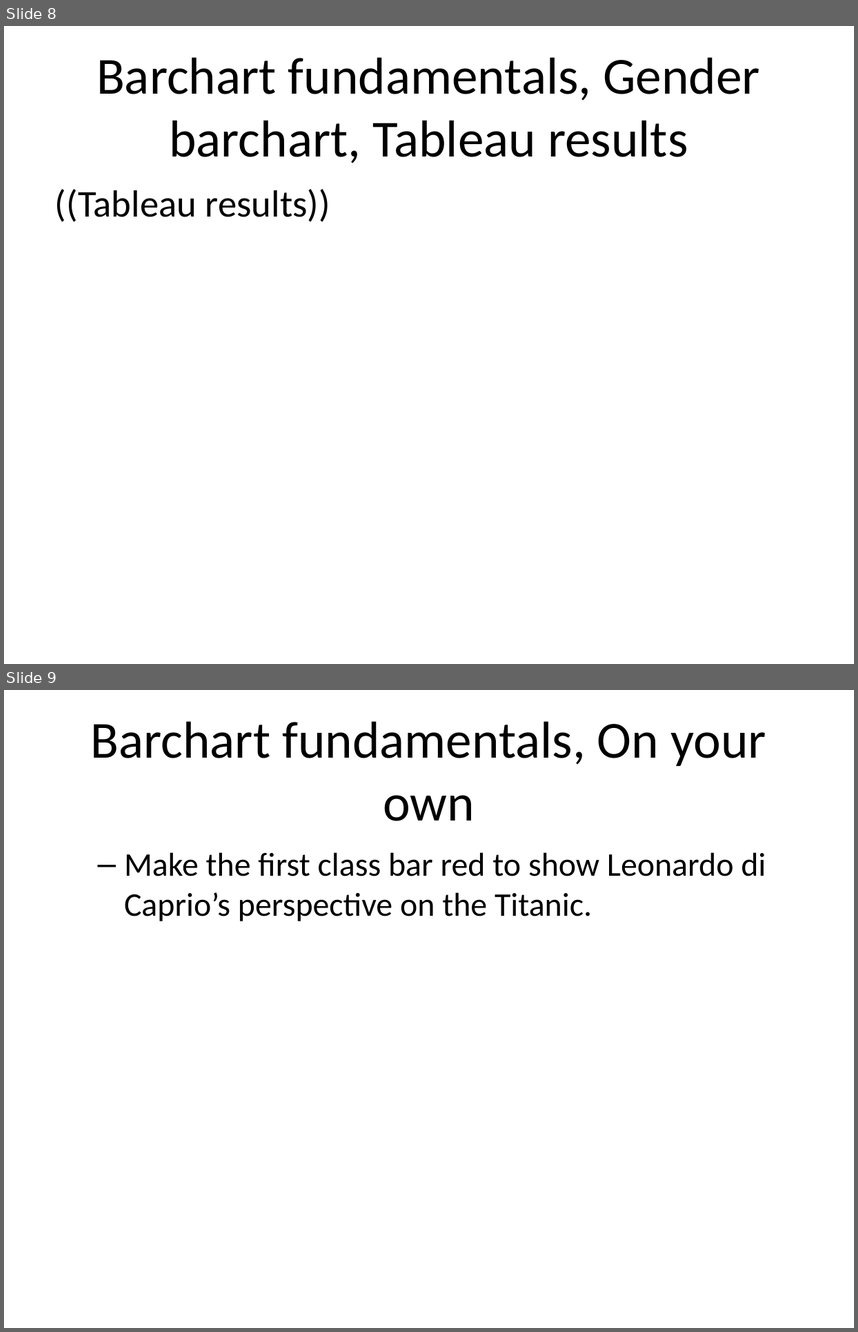
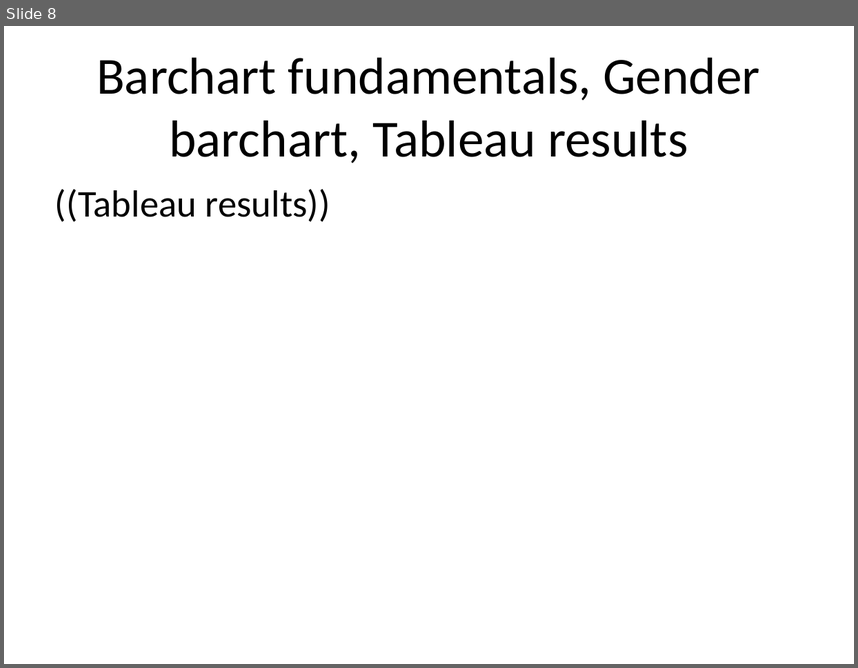
Before and after one commit to pmean/data-visualization, a slide deck: data-viz-02/src/barcharts-fundamentals-draw-gender.pptx. Shown one above the other, each under a label of ours: slides 8 and 9 before the commit, slide 8 after it. The pictures are 858x1332 and 858x668 pixels, drawn with LibreOffice and Linux fonts; fonts in the diff are those of the drawing. Boxes give left, top, right and bottom in pixels: in the first picture for what was removed or moved away, otherwise in the second. Text is boxed around its words. In the diff, an @@ line names an element or a change of style, - is before the commit and + after.

```diff
--- a/data-viz-02/src/barcharts-fundamentals-draw-gender.pptx
+++ b/data-viz-02/src/barcharts-fundamentals-draw-gender.pptx
@@ slide 9 removed at box(4, 690, 854, 1328), background #FFFFFF @@
@@ title removed at box(90, 721, 766, 821) @@
-Barchart fundamentals, On your own
@@ text removed at box(124, 852, 766, 921) @@
-  – Make the first class bar red to show Leonardo di Caprio’s perspective on the Titanic.
```
Also in this commit, not shown: 3 slides changed, 14 other slides removed, 4 other files.
